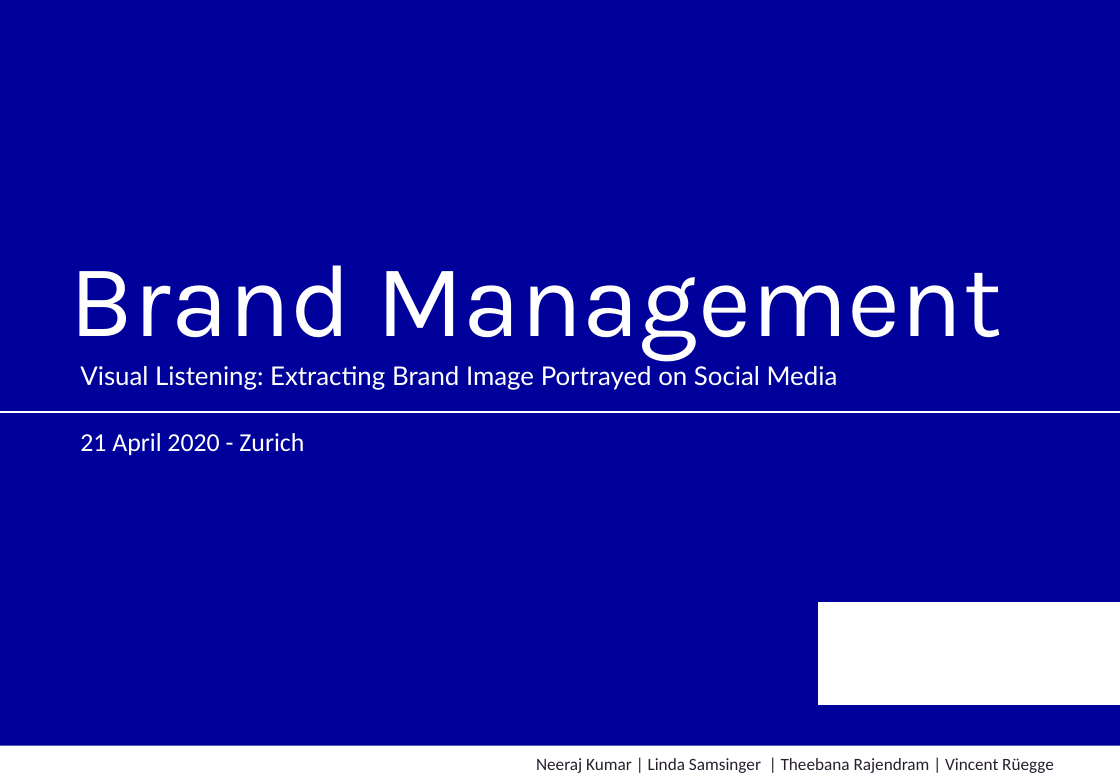
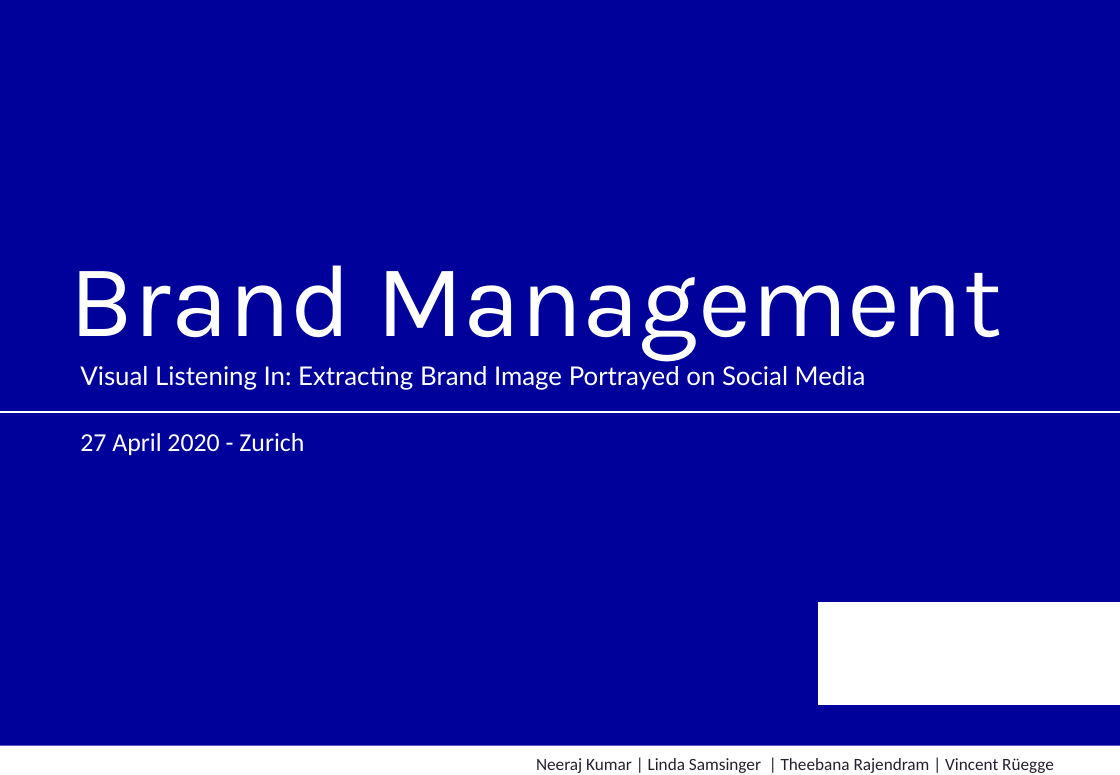
Before and after one commit to snoweZz/DLfM_BrandManagement, a slide deck: slide 1 of about_me/BrandManagement.pptx. Drawn at 1120x775 pixels with LibreOffice and Linux fonts; fonts in the diff are those of the drawing; background and template pictures are left out. Boxes give left, top, right and bottom in pixels: in the first picture for what was removed or moved away, otherwise in the second. Text is boxed around its words. In the diff, an @@ line names an element or a change of style, - is before the commit and + after.

```diff
--- a/about_me/BrandManagement.pptx
+++ b/about_me/BrandManagement.pptx
@@ text at (80,366,866,455): text changed @@
-Visual Listening: Extracting Brand Image Portrayed on Social Media
-21 April 2020 - Zurich
+Visual Listening In: Extracting Brand Image Portrayed on Social Media
+27 April 2020 - Zurich
```
Also in this commit, not shown: 5 other slides changed.
